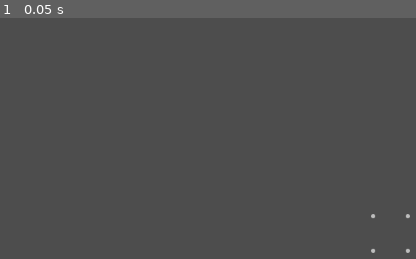
Above: before the commit, frame 1.
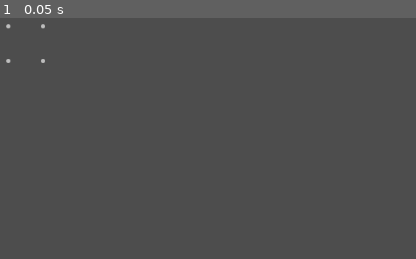
Above: after the commit, the same moment.

Repository: SXijka/GraphComponents_for_Godot
Game: Godot game, scene res://组件/点背景/点背景.tscn
The game is run twice, just before and just after one commit, with the same random seed, the same clock (stepped at 60 frames per second) and the same inputs. The project has no main scene, so this scene is started directly.
Inputs:
- Up to frame 1 (0.05 s): no input

The runs differ from the first frame. In frame 1, 0.1% of the frame differs, in the area x 1-99%, y 2-98%.

Commit message:
点背景缩放时大小可同步填满容器

Diff:
--- a/组件/点背景/点背景.gd
+++ b/组件/点背景/点背景.gd
@@ -3,6 +3,7 @@
 class_name 点背景
 extends NinePatchRect
 
+@export var 同步容器: Control ## 当通过调整节点scale来实现点大小变化时，设置同步容器以避免可能的无法铺满或超出的情况。
 
 @export_range(32,248,1) var 间距: int = 64: ## 点之间的间距，单位为像素。如果希望调整点的大小，可以通过调整节点scale来实现。
 	set = _设置
@@ -28,6 +29,18 @@
 	_设置(间距)
 	_调整点颜色(点颜色)
 
+
+func _draw() -> void:
+	大小同步()
+
+
+func 大小同步():
+	if 同步容器:
+		var 新大小 = 同步容器.size / scale
+		set_deferred("size", 新大小)
+
+
+
 func _配置点完整(是_完整的: bool):
 	点完整 = 是_完整的
 	if 点完整:
@@ -43,7 +56,8 @@
 		间距 = 值
 	else:
 		图案 = 值
-
+	if not texture:
+		return
 	var 间距_ := Vector2(间距,间距)
 	if 间距 < 32:
 		间距_ = Vector2(32,32)
--- a/组件/点背景/点背景.tscn
+++ b/组件/点背景/点背景.tscn
@@ -4,18 +4,10 @@
 [ext_resource type="Script" path="res://组件/点背景/点背景.gd" id="2_dudwk"]
 
 [node name="点背景" type="NinePatchRect"]
+self_modulate = Color(0.745098, 0.745098, 0.745098, 1)
 y_sort_enabled = true
-anchors_preset = 8
-anchor_left = 0.5
-anchor_top = 0.5
-anchor_right = 0.5
-anchor_bottom = 0.5
-offset_left = -50.0
-offset_top = -50.0
-offset_right = 50.0
-offset_bottom = 50.0
-grow_horizontal = 2
-grow_vertical = 2
+offset_right = 100.0
+offset_bottom = 100.0
 texture = ExtResource("1_5jyvx")
 axis_stretch_horizontal = 2
 axis_stretch_vertical = 2
--- a/组件/点背景/背景Atlas.tres
+++ b/组件/点背景/背景Atlas.tres
@@ -5,4 +5,4 @@
 [resource]
 resource_local_to_scene = true
 atlas = ExtResource("1_ch26t")
-region = Rect2(352, 96, 64, 64)
+region = Rect2(352, 352, 64, 64)
